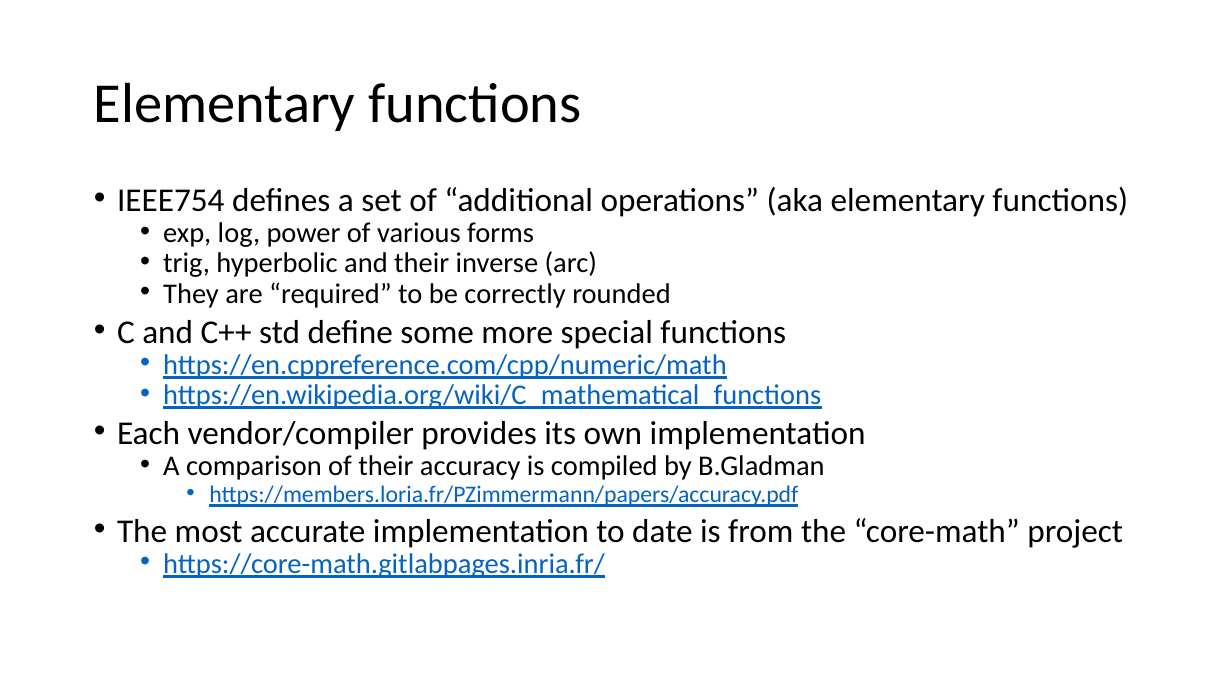
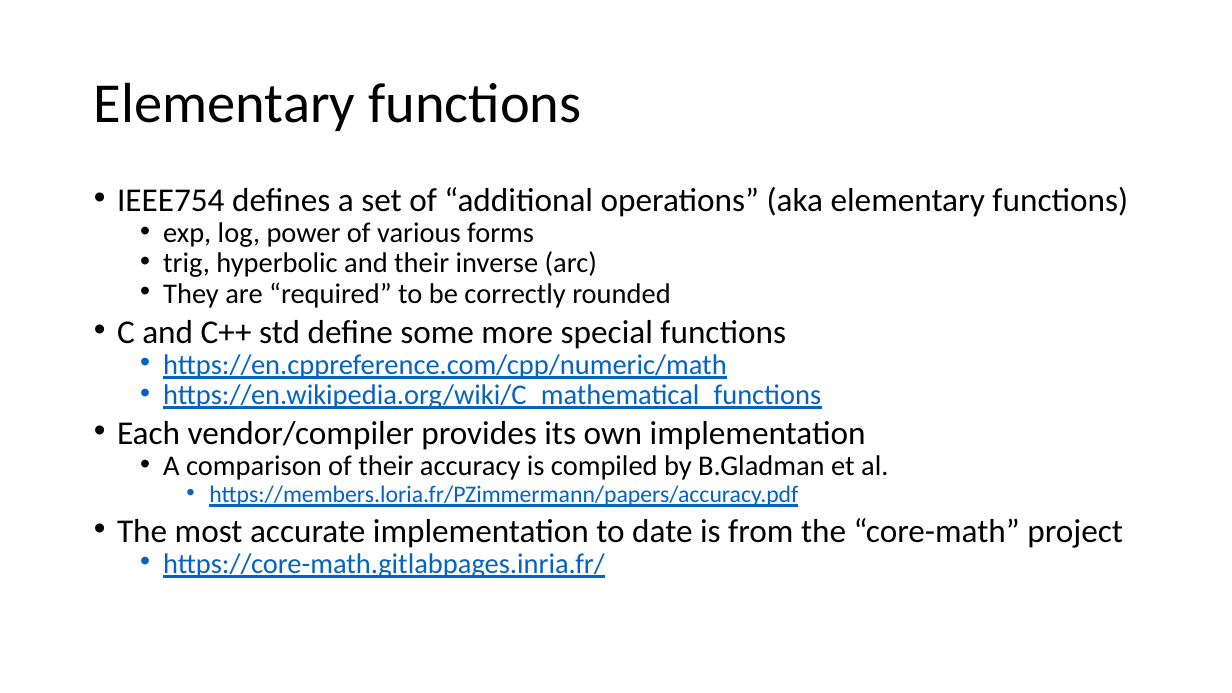
Before and after one commit to VinInn/FPCourse, a slide deck: slide 33 of Slides/FPforScientist.pptx. Drawn at 1232x693 pixels with LibreOffice and Linux fonts; fonts in the diff are those of the drawing. Boxes give left, top, right and bottom in pixels: in the first picture for what was removed or moved away, otherwise in the second. Text is boxed around its words. In the diff, an @@ line names an element or a change of style, - is before the commit and + after.

```diff
--- a/Slides/FPforScientist.pptx
+++ b/Slides/FPforScientist.pptx
@@ text at (163, 455, 888, 480): text changed @@
-  • A comparison of their accuracy is compiled by B.Gladman
+  • A comparison of their accuracy is compiled by B.Gladman et al.
```
Also in this commit, not shown: 10 other slides changed, 1 slide added.
